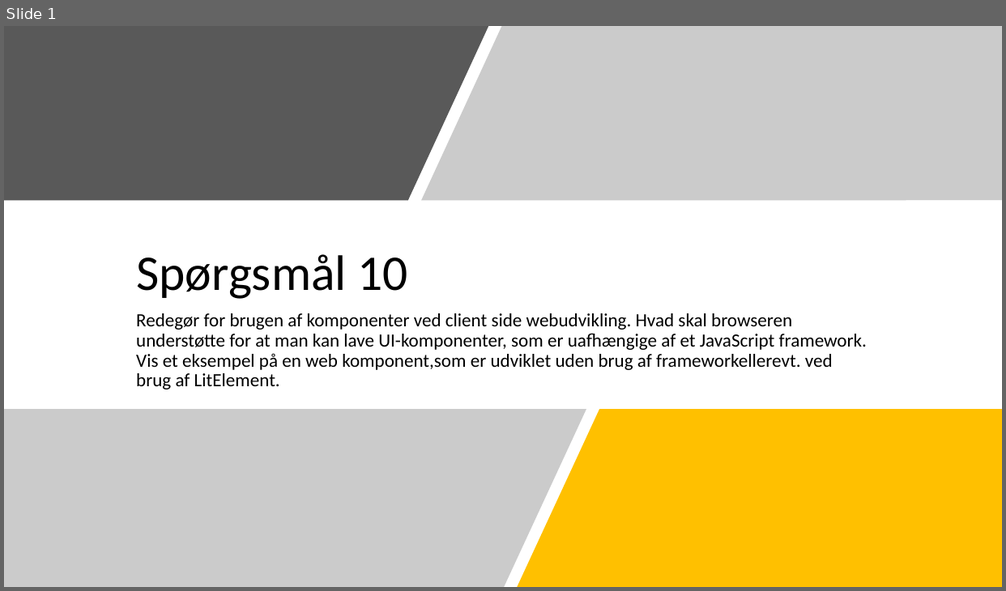
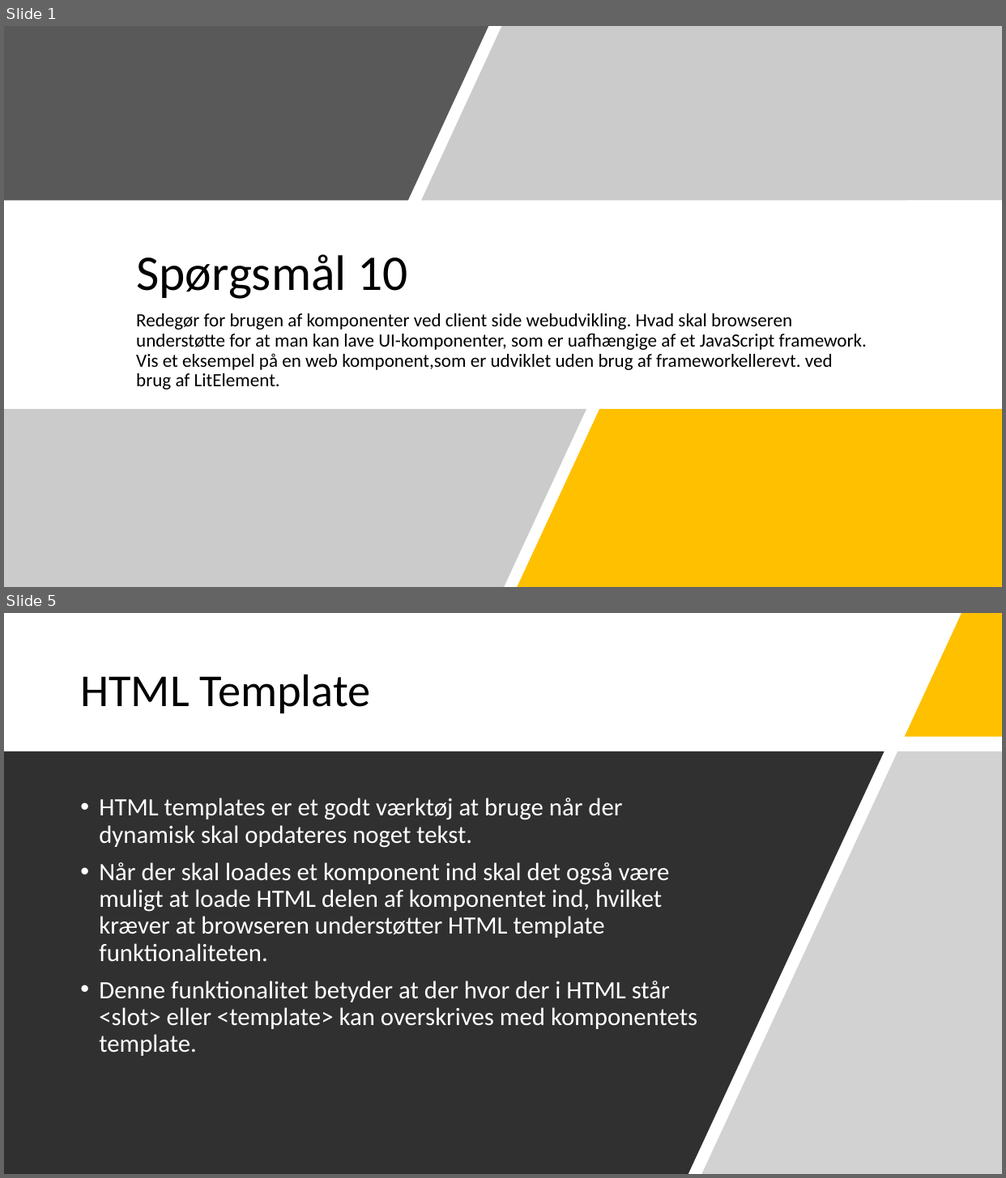
Before and after one commit to Bl0bb3r/KPU_CBD, a slide deck: Presentations/10_Web.pptx. Shown one above the other, each under a label of ours: slide 1 before the commit, slides 1 and 5 after it; the slides between them are not shown. The pictures are 1006x591 and 1006x1178 pixels, drawn with LibreOffice and Linux fonts; fonts in the diff are those of the drawing. Boxes give left, top, right and bottom in pixels: in the first picture for what was removed or moved away, otherwise in the second. Text is boxed around its words. In the diff, an @@ line names an element or a change of style, - is before the commit and + after.

```diff
--- a/Presentations/10_Web.pptx
+++ b/Presentations/10_Web.pptx
@@ slide 5 added at <box>4,613,1002,1174</box>, background #FFFFFF @@
@@ freeform shape added at <box>905,613,1002,736</box>, fill #FFC000 @@
@@ title added at <box>80,674,371,713</box>, 44 pt, text #000000 @@
+HTML Template
@@ freeform shape added at <box>4,752,884,1174</box>, fill #303030 @@
@@ freeform shape added at <box>701,752,1002,1174</box>, fill #A6A6A6 at 50% opacity @@
@@ text added at <box>99,798,697,1056</box>, 24 pt, text #FFFFFF @@
+• HTML templates er et godt værktøj at bruge når der dynamisk skal opdateres noget tekst.
+• Når der skal loades et komponent ind skal det også være muligt at loade HTML delen af komponentet ind, hvilket kræver at browseren understøtter HTML template funktionaliteten.
+• Denne funktionalitet betyder at der hvor der i HTML står <slot> eller <template> kan overskrives med komponentets template.
```
Also in this commit, not shown: 8 other slides added, 1 slide removed, 8 other files.
